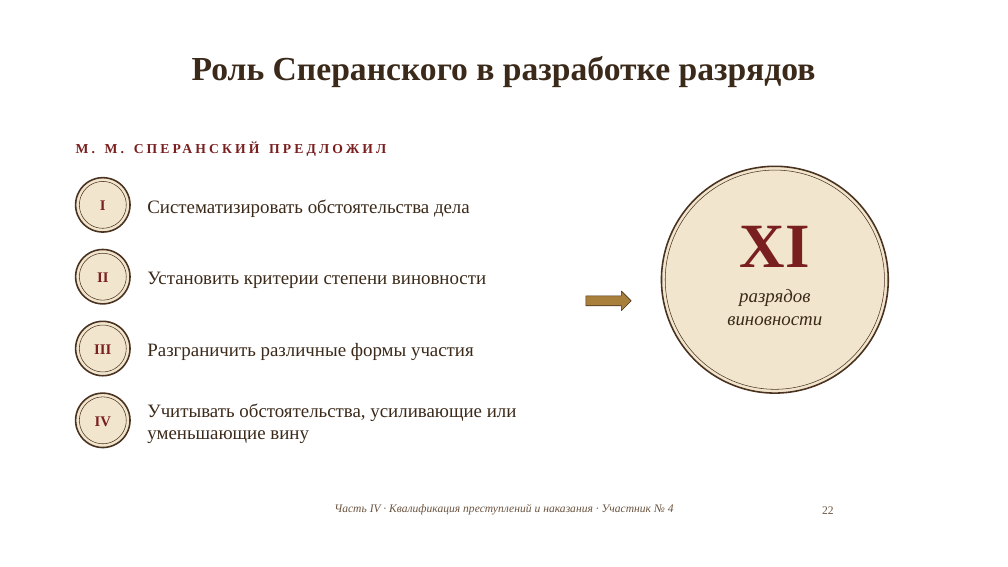
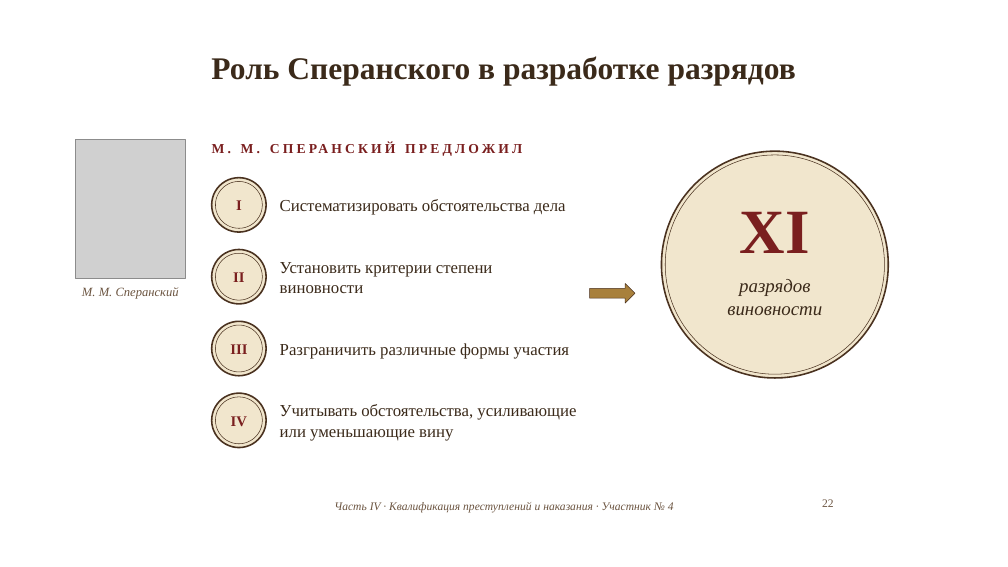
Before and after one commit to matvejkozubenko24-jpg/Project, a slide deck: slide 22 of 6_Презентация_XVIII_век.pptx. Drawn at 1008x567 pixels with LibreOffice and Linux fonts; fonts in the diff are those of the drawing; grey boxes stand for pictures; background and template pictures are left out. Boxes give left, top, right and bottom in pixels: in the first picture for what was removed or moved away, otherwise in the second. Text is boxed around its words. In the diff, an @@ line names an element or a change of style, - is before the commit and + after.

```diff
--- a/6_Презентация_XVIII_век.pptx
+++ b/6_Презентация_XVIII_век.pptx
@@ title "Роль Сперанского в разработке разрядов" at [211,56,796,85]: size 32 to 30 pt @@
@@ picture added at [76,140,185,279] @@
@@ text "М. М. СПЕРАНСКИЙ ПРЕДЛОЖИЛ": place and size @@
-text "М. М. СПЕРАНСКИЙ ПРЕДЛОЖИЛ" at [76,144,118,153]
+text "М. М. СПЕРАНСКИЙ ПРЕДЛОЖИЛ" at [212,144,254,153]
@@ text "Систематизировать обстоятельства дела": place and size @@
-text "Систематизировать обстоятельства дела" at [147,199,470,217]
+text "Систематизировать обстоятельства дела" at [280,199,566,215]
@@ ellipse: place and size @@
-ellipse at [662,166,889,393]
+ellipse at [662,151,889,378]
@@ ellipse: place and size @@
-ellipse at [665,170,885,389]
+ellipse at [665,155,885,374]
@@ text "XI": place and size @@
-text "XI" at [740,225,810,267]
+text "XI" at [740,211,810,253]
@@ text "XI" at [740,211,810,253]: vertical alignment top to middle @@
@@ size 18 to 16 pt in 4 elements at [280,199,566,215], [280,343,570,359], [280,404,576,441], [280,262,493,293] @@
@@ text "Установить критерии степени виновности": place and size @@
-text "Установить критерии степени виновности" at [147,271,486,288]
+text "Установить критерии степени виновности" at [280,262,493,293]
@@ text added at [82,287,179,299], 12 pt, text #6B5440, italic @@
+М. М. Сперанский
@@ right arrow: place and size @@
-right arrow at [586,291,631,311]
+right arrow at [590,284,635,303]
@@ text "разрядов": place and size @@
-text "разрядов" at [727,289,822,325]
+text "разрядов" at [727,279,822,315]
@@ text "Разграничить различные формы участия": place and size @@
-text "Разграничить различные формы участия" at [147,343,474,360]
+text "Разграничить различные формы участия" at [280,343,570,359]
@@ 8 ellipses, 4 texts: place and size @@
-8 ellipses, 4 texts at [76,178,130,448]
+8 ellipses, 4 texts at [212,178,266,448]
@@ text "Учитывать обстоятельства, усиливающие или уменьшающие ...": place and size @@
-text "Учитывать обстоятельства, усиливающие или уменьшающие ..." at [147,403,517,443]
+text "Учитывать обстоятельства, усиливающие или уменьшающие ..." at [280,404,576,441]
@@ page number: place and size @@
-page number at [822,506,834,514]
+page number at [822,499,834,507]
```
Also in this commit, not shown: 26 other slides changed.
